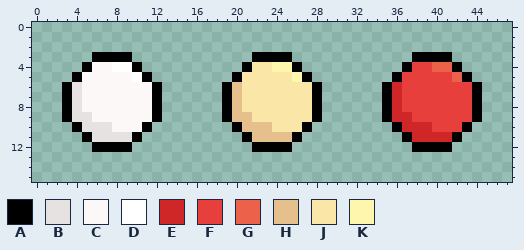
Pixel-art sprite -- SrandEngine/SrandEngine/Assets/NEW_ASSETS/ART_BENNY/LEVEL_COMPONENT/ASSETS/balls_Sheet.png. Above: the version before the commit.
The file is 192x64 pixels, drawn in blocks of 4x4; one block is one cell here.
Palette (. is transparent): A #000000  B #e6e2e1  C #fcf8f7  D #ffffff  E #cf2727  F #e63f3c  G #ec614a  H #e5bf8c  J #fae7a7  K #fff6ae
Once edited:
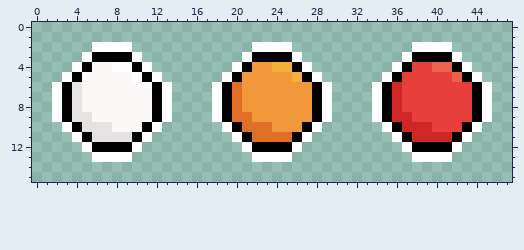
Diff:
@@ palette @@
-H #e5bf8c
+H #e06e26
-J #fae7a7
+J #f0983a
-K #fff6ae
+K #f4b03c
@@ x 0..47 @@
  1 ................................................
- 2 ................................................
- 3 ......AAAA............AAAA............AAAA......
- 4 .....ACCDDA..........AJJKKA..........AFFGGA.....
- 5 ....ACCCCCDA........AJJJJJKA........AFFFFFGA....
- 6 ...ABCCCCCCCA......AHJJJJJJJA......AEFFFFFFFA...
- 7 ...ABCCCCCCCA......AHJJJJJJJA......AEFFFFFFFA...
- 8 ...ABCCCCCCCA......AHJJJJJJJA......AEFFFFFFFA...
- 9 ...ABBCCCCCCA......AHHJJJJJJA......AEEFFFFFFA...
-10 ....ABBBCCCA........AHHHJJJA........AEEEFFFA....
-11 .....ABBBBA..........AHHHHA..........AEEEEA.....
-12 ......AAAA............AAAA............AAAA......
-13 ................................................
+ 2 ......DDDD............DDDD............DDDD......
+ 3 .....DAAAAD..........DAAAAD..........DAAAAD.....
+ 4 ....DACCDDAD........DAJJKKAD........DAFFGGAD....
+ 5 ...DACCCCCDAD......DAJJJJJKAD......DAFFFFFGAD...
+ 6 ..DABCCCCCCCAD....DAHJJJJJJJAD....DAEFFFFFFFAD..
+ 7 ..DABCCCCCCCAD....DAHJJJJJJJAD....DAEFFFFFFFAD..
+ 8 ..DABCCCCCCCAD....DAHJJJJJJJAD....DAEFFFFFFFAD..
+ 9 ..DABBCCCCCCAD....DAHHJJJJJJAD....DAEEFFFFFFAD..
+10 ...DABBBCCCAD......DAHHHJJJAD......DAEEEFFFAD...
+11 ....DABBBBAD........DAHHHHAD........DAEEEEAD....
+12 .....DAAAAD..........DAAAAD..........DAAAAD.....
+13 ......DDDD............DDDD............DDDD......
 14 ................................................
Boxes around the changes in both pictures, in picture pixels (x1, y1, x2, y2):
added: (52, 42, 172, 162)
changed: (212, 42, 332, 162)
added: (372, 42, 492, 162)
